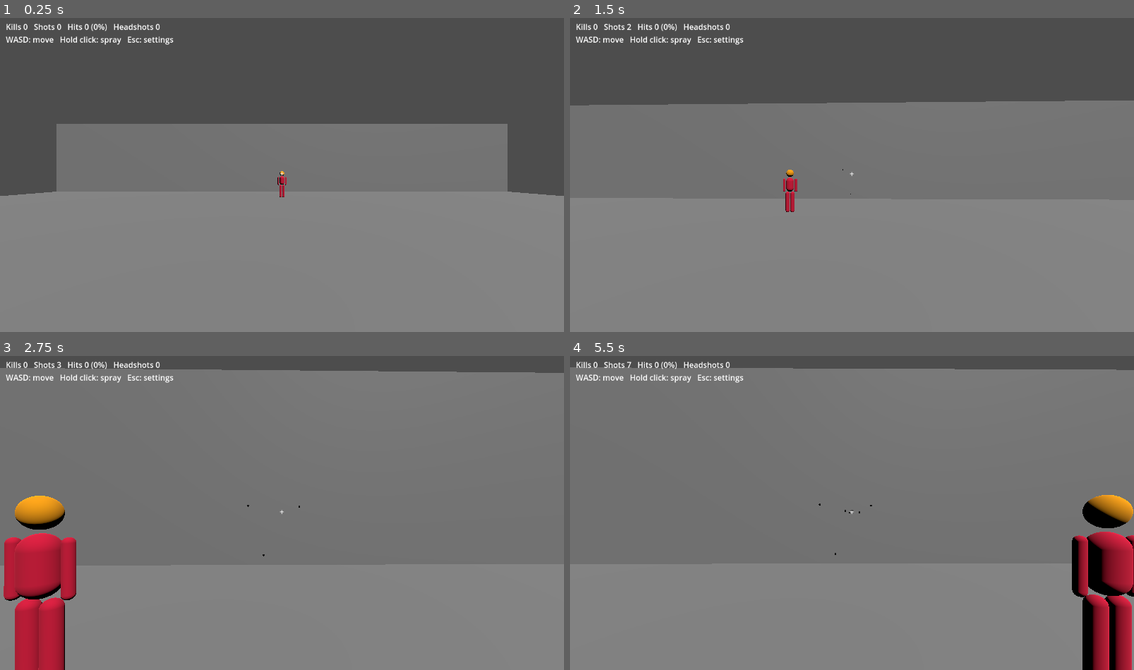
Above: before the commit, frames 1-4 (two rows, left to right).
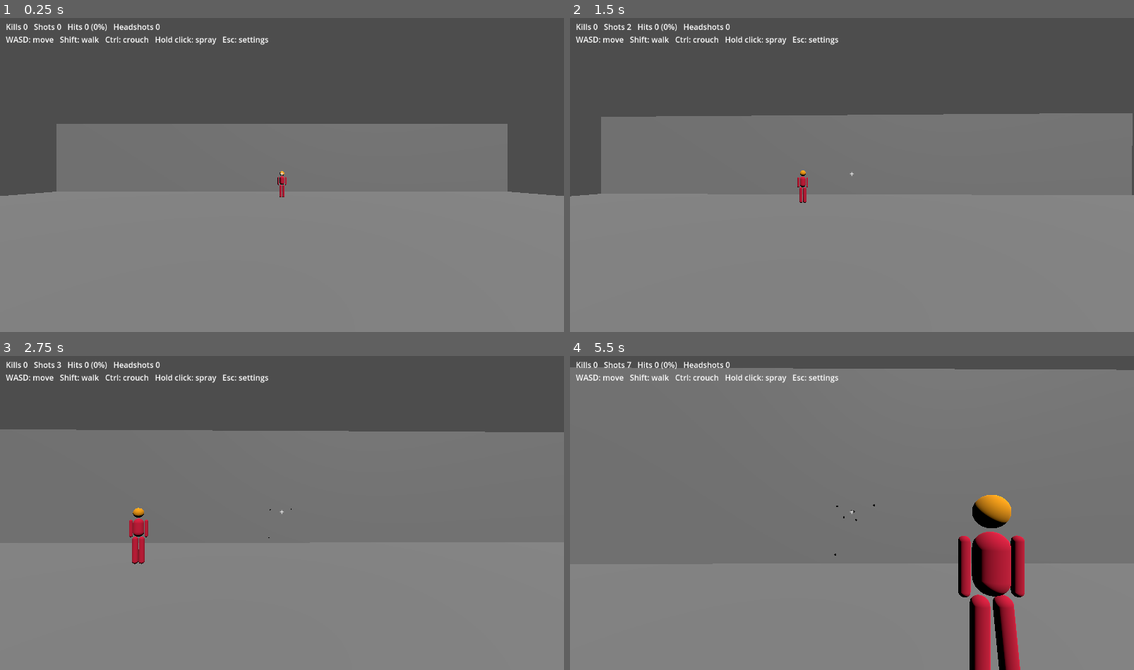
Above: after the commit, the same moments.

Repository: juanjosua/aim-trainer
Game: Godot game, scene res://main.tscn
Two runs of this game, one before a commit and one after it. Both use one fixed random seed, a clock stepped at 60 frames per second and the inputs below.
Inputs (mouse positions are in pixels of both pictures, inside the frame that each line leads up to):
- Up to frame 1 (0.25 s): no input
- Up to frame 2 (1.5 s): tap Enter at 0.5 s; move the mouse to (880, 171) at 0.52 s; hold Shift 0.53-1.28 s; hold W from 0.53 s (still down); click (880, 171) at 0.67 s; tap Ctrl at 0.8, 1.35 s; move the mouse to (823, 175) at 1.27 s; click (823, 175) at 1.42 s
- Up to frame 3 (2.75 s): keep holding W; tap Shift at 1.55 s; move the mouse to (293, 506) at 2.02 s; hold Shift from 2.03 s (still down); click (293, 506) at 2.17 s; tap Ctrl at 2.3 s
- Up to frame 4 (5.5 s): keep holding W; move the mouse to (846, 516) at 2.77 s; release Shift at 2.78 s; tap Ctrl at 2.85, 3.8, 4.35, 5.3 s; click (846, 516) at 2.92 s; tap Shift at 3.05, 4.55 s; move the mouse to (891, 516) at 3.52 s; hold Shift 3.53-4.28 s; click (891, 516) at 3.67 s; move the mouse to (806, 506) at 4.27 s; click (806, 506) at 4.42 s; move the mouse to (857, 513) at 5.02 s; hold Shift from 5.03 s (still down); click (857, 513) at 5.17 s

The runs differ from the first frame. In frame 1, 0.4% of the frame differs, in the area x 10-48%, y 5-9%; in frame 2, 6.1%; in frame 3, 25%, in the area x 0-100%, y 3-100%; in frame 4, 9.8%.

Commit message:
Add Shift-walk, Ctrl-crouch, sourced Vandal numbers and a stepping bot
- Shift walks, Ctrl crouches (lower eye, x0.85 spread)
- Run speed corrected to the rifle's 5.4 m/s (6.75 was knife-out)
- Spread from the official VALORANT wiki: 1.0 max, +3 walking,
  +6 running; recovery 0.375 s
- Bot accelerates and steps: legs pivot at the hips and take turns
  swinging out, one foot always planted
- decisions.md lists every number with its source or "guess"
- Tests cover walk cap, walk/run spread, bot accel and gait

Co-Authored-By: Claude Opus 5.5 <noreply@anthropic.com>

Diff:
--- a/bot.gd
+++ b/bot.gd
@@ -1,7 +1,10 @@
 extends Node3D
 ## A stickman bot that ADAD-strafes and sometimes stops, like a player peeking.
 
-const RUN_SPEED := 6.75  # Valorant run speed with a rifle, m/s
+const RUN_SPEED := 5.4  # Valorant run speed with a rifle (Vandal), m/s; 6.75 is knife-out
+const ACCEL := 40.0  # m/s^2, full speed or a full stop in ~0.14 s; unverified, shared with the player
+const STRIDE := 1.0  # metres covered per two side steps
+const LEG_SPREAD := 25.0  # degrees each leg swings out at full run speed
 const MAX_HEALTH := 150  # 100 HP + full shields
 const DAMAGE := {"head": 160, "body": 40, "legs": 34}  # Vandal: head one-tap, 4 body shots
 
@@ -10,6 +13,9 @@
 var health := MAX_HEALTH
 var dir := 1.0
 var turn_timer := 0.0
+var velocity := 0.0  # along x
+var phase := 0.0
+var hips: Array[Node3D] = []  # leg pivots, left then right
 
 
 # Each limb's hitbox is exactly its visible capsule; arms count as body, as in Valorant.
@@ -18,12 +24,16 @@
 	_add_part("body", Vector3(0, 1.135, 0), 0.15, 0.57)
 	_add_part("body", Vector3(-0.24, 1.11, 0), 0.05, 0.55)
 	_add_part("body", Vector3(0.24, 1.11, 0), 0.05, 0.55)
-	_add_part("legs", Vector3(-0.1, 0.425, 0), 0.08, 0.85)
-	_add_part("legs", Vector3(0.1, 0.425, 0), 0.08, 0.85)
+	for x in [-0.1, 0.1]:
+		var hip := Node3D.new()  # legs swing from the hip, not their middle
+		hip.position = Vector3(x, 0.85, 0)
+		add_child(hip)
+		_add_part("legs", Vector3(0, -0.425, 0), 0.08, 0.85, hip)
+		hips.append(hip)
 
 
 ## height 0 makes a sphere, otherwise a vertical capsule of that total height.
-func _add_part(part: String, pos: Vector3, radius: float, height := 0.0) -> void:
+func _add_part(part: String, pos: Vector3, radius: float, height := 0.0, parent: Node3D = self) -> void:
 	var collider := StaticBody3D.new()
 	collider.position = pos
 	collider.set_meta("part", part)
@@ -46,10 +56,9 @@
 	mesh.material_override.albedo_color = Color.ORANGE if part == "head" else Color.CRIMSON
 	collider.add_child(col)
 	collider.add_child(mesh)
-	add_child(collider)
+	parent.add_child(collider)
 
 
-# shortcut: instant direction changes, no acceleration; add Valorant's accel/decel when tuning feel.
 func _physics_process(delta: float) -> void:
 	turn_timer -= delta
 	if absf(position.x) > lane:
@@ -57,7 +66,14 @@
 	elif turn_timer <= 0:
 		dir = [-1.0, 0.0, 1.0].pick_random()  # 0 = stopped, the moment a real player shoots
 		turn_timer = randf_range(0.2, 0.9)
-	position.x += dir * RUN_SPEED * delta
+	velocity = move_toward(velocity, dir * RUN_SPEED, ACCEL * delta)
+	position.x += velocity * delta
+
+	# side-step gait: legs take turns swinging out, so one foot is always planted; wider the faster it moves
+	phase += absf(velocity) * delta / STRIDE * TAU
+	var swing := deg_to_rad(LEG_SPREAD) * sin(phase) * absf(velocity) / RUN_SPEED
+	hips[0].rotation.z = -maxf(swing, 0.0)
+	hips[1].rotation.z = maxf(-swing, 0.0)
 
 
 ## Returns true if this hit killed the bot.
--- a/main.gd
+++ b/main.gd
@@ -3,23 +3,28 @@
 const Bot := preload("res://bot.gd")
 const SETTINGS_PATH := "user://settings.cfg"
 
-# Valorant turns 0.07 degrees per mouse count at sensitivity 1.0 (same yaw as CS).
+# Valorant turns 0.07 degrees per mouse count at sensitivity 1.0 (CS uses 0.022, so 1 Valorant sens = 3.18 CS sens).
 const VALORANT_YAW := 0.07
 const EYE_HEIGHT := 1.6  # metres; 1 Godot unit = 1 m
 
-# Vandal. All unverified except fire rate; tune by feel against the real game.
+# Vandal, from the official VALORANT wiki unless marked made up; see docs/decisions.md.
 const FIRE_INTERVAL := 1.0 / 9.75  # 9.75 rounds/s
 const FIRST_SHOT_ERROR := 0.25  # degrees, standing still
-const SPRAY_ERROR := 0.15  # extra degrees of error per shot in a spray
-const MAX_ERROR := 1.5
-const RECOIL_UP := [0.0, 0.2, 0.5, 1.0, 1.6, 2.2, 2.8, 3.2]  # degrees above crosshair per spray shot; last value holds
-const RECOVERY_MS := 350  # pause this long and the next shot is a first shot again
+const SPRAY_ERROR := 0.15  # extra degrees per shot in a spray; made up
+const MAX_ERROR := 1.0
+const CROUCH_SPREAD := 0.85  # crouching multiplies first-shot and max spread
+const WALK_ERROR := 3.0  # degrees added while walking
+const RUN_ERROR := 6.0  # degrees added while running
+const RECOIL_UP := [0.0, 0.2, 0.5, 1.0, 1.6, 2.2, 2.8, 3.2]  # degrees above crosshair per spray shot, last holds; made up
+const RECOVERY_MS := 375  # pause this long and the next shot is a first shot again
 const MAX_MARKS := 30
 
-# Player movement; unverified, tune by feel. Run speed is the same as the bot's.
-const ACCEL := 40.0  # m/s^2, full speed or a full stop in ~0.17 s
-const MOVE_ERROR := 5.0  # extra degrees of error at full run speed
-const ACCURATE_SPEED := 1.4  # m/s; slower than this adds no error, which is why counter-strafing works
+# Player movement. Run speed and accel are the bot's; these are guesses, tune by feel.
+const WALK_SPEED := Bot.RUN_SPEED * 0.55
+const CROUCH_SPEED := Bot.RUN_SPEED * 0.5
+const ACCURATE_SPEED := Bot.RUN_SPEED * 0.275  # slower than this adds no error, which is why counter-strafing works
+const CROUCH_EYE := 1.1  # metres
+const CROUCH_RATE := 4.0  # m/s the eye moves when crouching or standing up
 
 @export var sensitivity := 0.4  # your in-game Valorant sensitivity
 @export var bot_distance := 15.0
@@ -40,6 +45,7 @@
 var marks: Array[Node3D] = []
 var mark_mesh := SphereMesh.new()
 var velocity := Vector3.ZERO
+var crouched := false
 var menu: PanelContainer
 
 
@@ -47,12 +53,15 @@
 	return counts * VALORANT_YAW * sens
 
 
-static func step_velocity(vel: Vector3, wish: Vector3, delta: float) -> Vector3:
-	return vel.move_toward(wish.normalized() * Bot.RUN_SPEED, ACCEL * delta)
-
-
+static func step_velocity(vel: Vector3, wish: Vector3, max_speed: float, delta: float) -> Vector3:
+	return vel.move_toward(wish.normalized() * max_speed, Bot.ACCEL * delta)
+
+
+## 0 when slow enough to be accurate, WALK_ERROR at walk speed, RUN_ERROR at run speed.
 static func move_error(speed: float) -> float:
-	return MOVE_ERROR * clampf((speed - ACCURATE_SPEED) / (Bot.RUN_SPEED - ACCURATE_SPEED), 0.0, 1.0)
+	var walk := clampf((speed - ACCURATE_SPEED) / (WALK_SPEED - ACCURATE_SPEED), 0.0, 1.0)
+	var run := clampf((speed - WALK_SPEED) / (Bot.RUN_SPEED - WALK_SPEED), 0.0, 1.0)
+	return WALK_ERROR * walk + (RUN_ERROR - WALK_ERROR) * run
 
 
 func _ready() -> void:
@@ -187,11 +196,17 @@
 
 func _process(delta: float) -> void:
 	var wish := Vector3.ZERO
+	var walking := false
+	crouched = false
 	if Input.mouse_mode == Input.MOUSE_MODE_CAPTURED:
 		# physical keys, so WASD sits in the same place on any keyboard layout
 		wish.x = int(Input.is_physical_key_pressed(KEY_D)) - int(Input.is_physical_key_pressed(KEY_A))
 		wish.z = int(Input.is_physical_key_pressed(KEY_S)) - int(Input.is_physical_key_pressed(KEY_W))
-	velocity = step_velocity(velocity, Basis(Vector3.UP, deg_to_rad(yaw)) * wish, delta)
+		walking = Input.is_physical_key_pressed(KEY_SHIFT)  # Valorant defaults: hold Shift to walk, Ctrl to crouch
+		crouched = Input.is_physical_key_pressed(KEY_CTRL)
+	var max_speed := CROUCH_SPEED if crouched else WALK_SPEED if walking else Bot.RUN_SPEED
+	velocity = step_velocity(velocity, Basis(Vector3.UP, deg_to_rad(yaw)) * wish, max_speed, delta)
+	camera.position.y = move_toward(camera.position.y, CROUCH_EYE if crouched else EYE_HEIGHT, CROUCH_RATE * delta)
 	# shortcut: no collisions, just a box clamp that stops you before the bot's lane; add a
 	# CharacterBody3D when scenarios bring cover and walls.
 	var moved := camera.position + velocity * delta
@@ -220,7 +235,8 @@
 	shots += 1
 
 	# Valorant recoil moves the bullets, not the camera: offset the ray from the crosshair.
-	var error := minf(FIRST_SHOT_ERROR + SPRAY_ERROR * spray, MAX_ERROR) + move_error(velocity.length())
+	var error := minf(FIRST_SHOT_ERROR + SPRAY_ERROR * spray, MAX_ERROR) * (CROUCH_SPREAD if crouched else 1.0)
+	error += move_error(velocity.length())
 	error *= sqrt(randf())  # uniform over the disc
 	var angle := randf() * TAU
 	var up: float = RECOIL_UP[mini(spray, RECOIL_UP.size() - 1)] + error * sin(angle)
@@ -256,4 +272,4 @@
 
 func _update_hud() -> void:
 	var acc := 100.0 * hits / shots if shots else 0.0
-	hud.text = "Kills %d   Shots %d   Hits %d (%.0f%%)   Headshots %d\nWASD: move   Hold click: spray   Esc: settings" % [kills, shots, hits, acc, headshots]
+	hud.text = "Kills %d   Shots %d   Hits %d (%.0f%%)   Headshots %d\nWASD: move   Shift: walk   Ctrl: crouch   Hold click: spray   Esc: settings" % [kills, shots, hits, acc, headshots]
--- a/tests/test_main.gd
+++ b/tests/test_main.gd
@@ -21,14 +21,18 @@
 	check(absf(cm_per_360 - 20.41) < 0.01, "sensitivity gives %.2f cm/360" % cm_per_360)
 
 	# movement: finite acceleration, reaches run speed, counter-strafe stops in the same time
-	var v: Vector3 = M.step_velocity(Vector3.ZERO, Vector3.RIGHT, 0.05)
-	check(v.length() > 0 and v.length() < 6.75, "accelerates, not instant: %.2f m/s" % v.length())
-	v = M.step_velocity(Vector3.ZERO, Vector3(1, 0, 1), 1.0)
-	check(is_equal_approx(v.length(), 6.75), "diagonal capped at run speed: %.2f" % v.length())
-	v = M.step_velocity(v, Vector3.ZERO, 6.75 / M.ACCEL)
+	var Bot := preload("res://bot.gd")
+	var v: Vector3 = M.step_velocity(Vector3.ZERO, Vector3.RIGHT, Bot.RUN_SPEED, 0.05)
+	check(v.length() > 0 and v.length() < Bot.RUN_SPEED, "accelerates, not instant: %.2f m/s" % v.length())
+	v = M.step_velocity(Vector3.ZERO, Vector3(1, 0, 1), Bot.RUN_SPEED, 1.0)
+	check(is_equal_approx(v.length(), Bot.RUN_SPEED), "diagonal capped at run speed: %.2f" % v.length())
+	v = M.step_velocity(v, Vector3.ZERO, Bot.RUN_SPEED, Bot.RUN_SPEED / Bot.ACCEL)
 	check(v.is_zero_approx(), "releasing keys stops")
+	v = M.step_velocity(Vector3.ZERO, Vector3.FORWARD, M.WALK_SPEED, 1.0)
+	check(is_equal_approx(v.length(), M.WALK_SPEED), "walk caps speed: %.2f" % v.length())
 	check(M.move_error(0) == 0 and M.move_error(M.ACCURATE_SPEED) == 0, "slow enough is accurate")
-	check(is_equal_approx(M.move_error(6.75), M.MOVE_ERROR), "running adds full error")
+	check(is_equal_approx(M.move_error(M.WALK_SPEED), M.WALK_ERROR), "walking adds walk error")
+	check(is_equal_approx(M.move_error(Bot.RUN_SPEED), M.RUN_ERROR), "running adds run error")
 
 	var main: Node3D = preload("res://main.tscn").instantiate()
 	root.add_child(main)
@@ -69,9 +73,18 @@
 
 	# running into the front edge stops you, so it adds no moving error
 	main.camera.position.z = -main.bot_distance + 2
-	main.velocity = Vector3(0, 0, -6.75)
+	main.velocity = Vector3(0, 0, -5.4)
 	main._process(0.016)
 	check(main.camera.position.z == -main.bot_distance + 2 and main.velocity.z == 0, "edge zeroes velocity")
+
+	# bot speeds up instead of teleporting to full speed, and its legs open while it walks
+	main.bot.velocity = 0.0
+	main.bot.dir = 1.0
+	main.bot.turn_timer = 10.0
+	main.bot._physics_process(0.05)
+	check(main.bot.velocity > 0 and main.bot.velocity < Bot.RUN_SPEED, "bot accelerates: %.2f" % main.bot.velocity)
+	main.bot._physics_process(0.05)
+	check(main.bot.hips[0].rotation.z < 0 and main.bot.hips[1].rotation.z == 0, "one leg steps out while the other stays planted")
 
 	print("FAILED" if failed else "ALL PASSED")
 	quit(1 if failed else 0)
Not shown, changed: CLAUDE.md
Not shown, changed: README.md
Not shown, changed: docs/decisions.md
